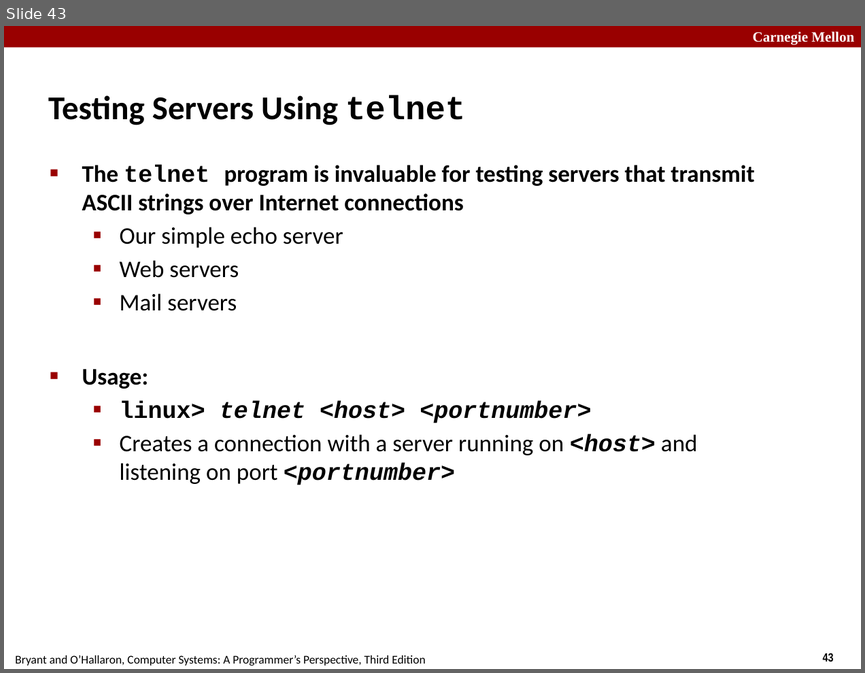
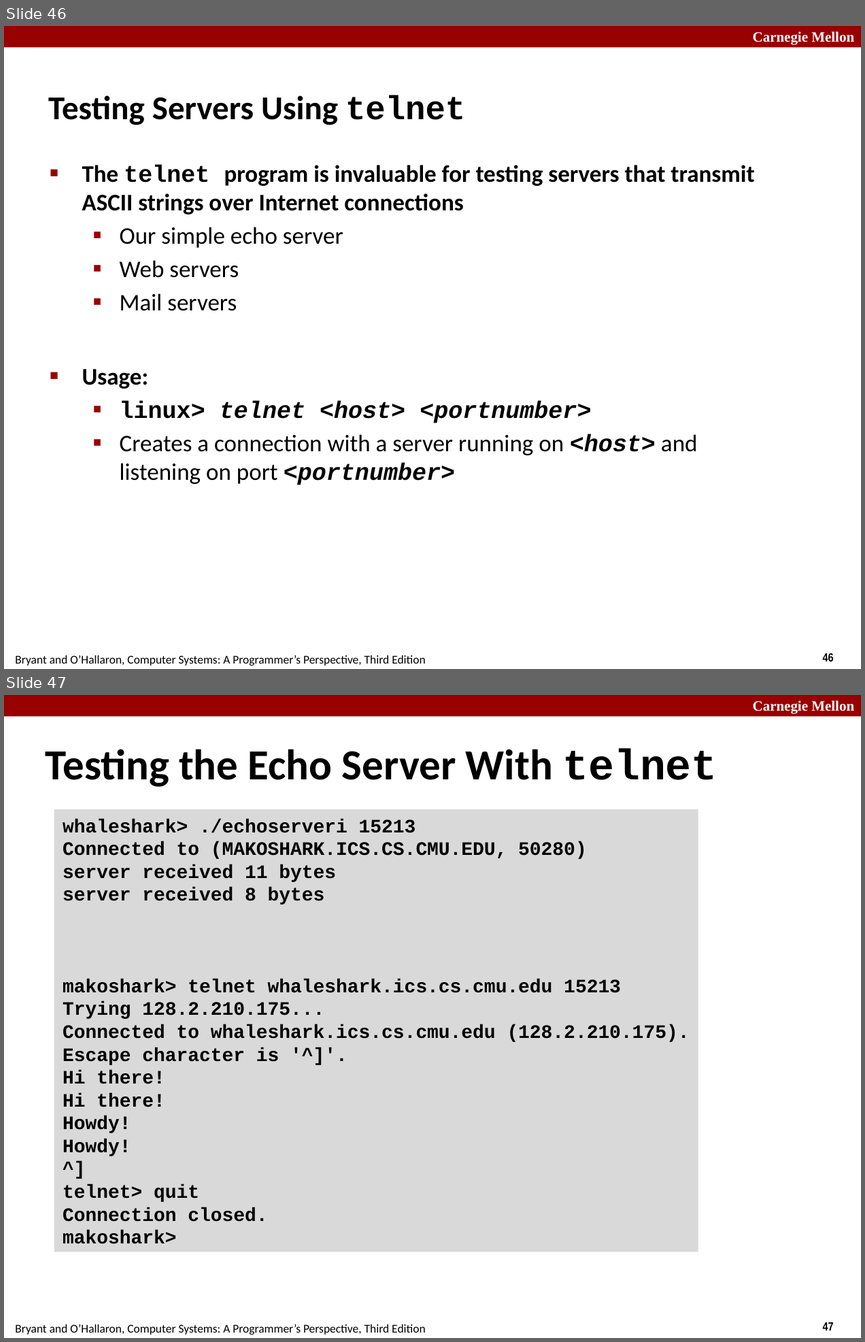
Before and after one commit to diku-compSys/compSys-e2021-pub, a slide deck: lectures/211101_network_programming/slides.odp. Shown one above the other, each under a label of ours: slide 43 before the commit, slides 46 and 47 after it. The pictures are 865x673 and 865x1342 pixels, drawn with LibreOffice and Linux fonts; fonts in the diff are those of the drawing. Boxes give left, top, right and bottom in pixels: in the first picture for what was removed or moved away, otherwise in the second. Text is boxed around its words. In the diff, an @@ line names an element or a change of style, - is before the commit and + after.

```diff
--- a/lectures/211101_network_programming/slides.odp
+++ b/lectures/211101_network_programming/slides.odp
@@ slide 47 added at [4, 695, 861, 1338], background #FFFFFF; not listed: 4 template elements that a slide beside it also shows @@
@@ title added at [45, 749, 717, 787], 36 pt, text #000000, bold @@
+Testing the Echo Server With telnet
@@ rectangle added at [54, 809, 698, 1251], fill #D9D9D9, 16 pt, text #000000, bold @@
+whaleshark> ./echoserveri 15213
+Connected to (MAKOSHARK.ICS.CS.CMU.EDU, 50280)
+server received 11 bytes
+server received 8 bytes
+makoshark> telnet whaleshark.ics.cs.cmu.edu 15213
+Trying 128.2.210.175...
+Connected to whaleshark.ics.cs.cmu.edu (128.2.210.175).
+Escape character is '^]'.
+Hi there!
+Hi there!
+Howdy!
+Howdy!
+^]
+telnet> quit
+Connection closed.
+makoshark>
@@ what was slide 43 is now slide 46 @@
@@ page number at [823, 653, 834, 661]: text changed @@
-43
+46
```
Also in this commit, not shown: 3 slides changed, 14 other slides added, 6 slides removed, 3 other files.
